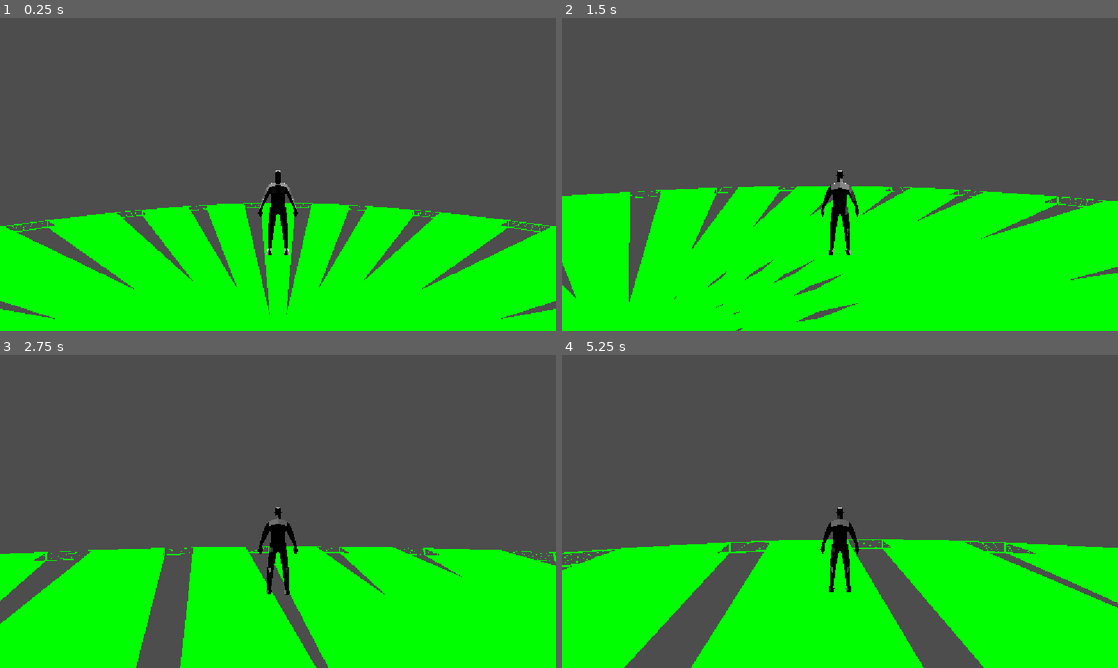
Above: before the commit, frames 1-4 (two rows, left to right).
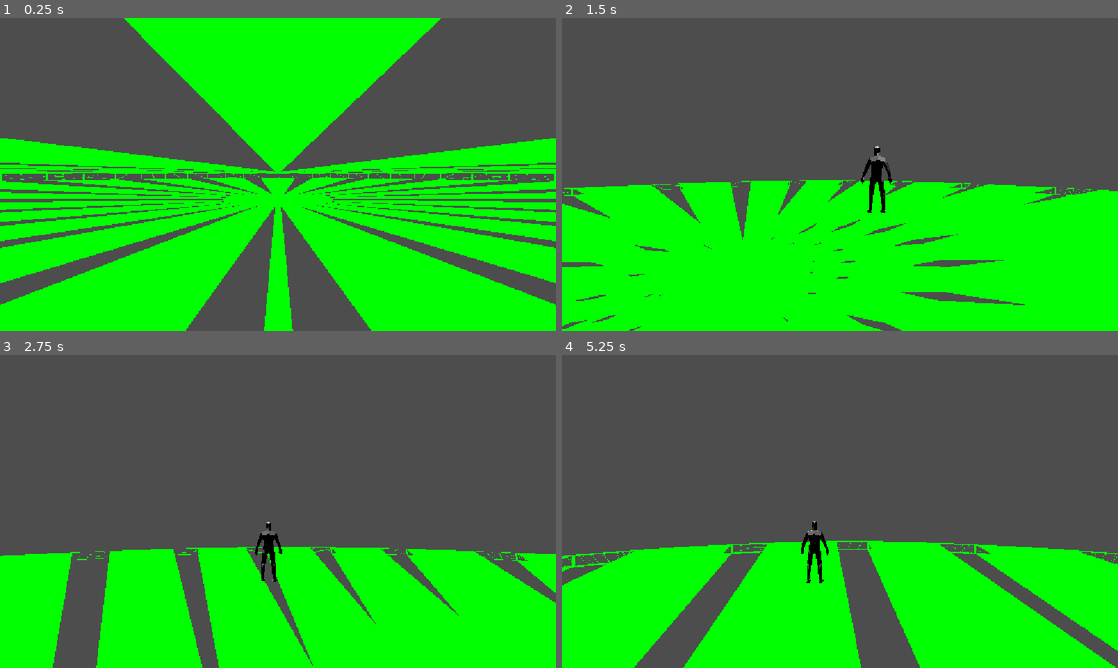
Above: after the commit, the same moments.

Repository: XMNNguyen/Soulslike_Roguelike
Game: Godot game, scene res://Scenes/main.tscn
Same seed, same stepped clock (60 frames per second), same inputs: the game is played once before the commit and once after it.
Inputs (mouse positions are in pixels of both pictures, inside the frame that each line leads up to):
- Up to frame 1 (0.25 s): no input
- Up to frame 2 (1.5 s): move the mouse to (867, 174) at 0.52 s; hold W (forward) from 0.53 s (still down); tap Space (dodge) at 0.6, 1.35 s; move the mouse to (812, 174) at 1.27 s
- Up to frame 3 (2.75 s): keep holding W (forward); move the mouse to (289, 505) at 2.02 s; tap Space (dodge) at 2.1 s
- Up to frame 4 (5.25 s): keep holding W (forward); move the mouse to (834, 517) at 2.77 s; tap Space (dodge) every 0.75 s from 2.85 to 5.1 s; move the mouse to (878, 514) at 3.52 s; move the mouse to (795, 508) at 4.27 s; move the mouse to (845, 511) at 5.02 s

The runs differ from the first frame. In frame 1, 40% of the frame differs, in the area x 0-100%, y 0-100%; in frame 2, 7.5%; in frame 3, 10%; in frame 4, 11%.

Commit message:
changed camera to orbit around target and smoothly follow target

Diff:
--- a/soulslike-roguelike/Scripts/Entities/Camera/user_camera.gd
+++ b/soulslike-roguelike/Scripts/Entities/Camera/user_camera.gd
@@ -7,18 +7,39 @@
 @onready var camera : Camera3D = $Pivot/SpringArm3D/Camera3D
 
 @export var sensitivity : float = 0.01
-@export var tilt_limit : float = 90
+@export var tilt_limit : float = 70
+@export var update_weight : float = 0.03
 
+var orbit_weight : float = 0
+var forward_weight : float = 0
 
 # Called when the node enters the scene tree for the first time.
 func _ready() -> void:
 	Input.mouse_mode = Input.MOUSE_MODE_CAPTURED
 
 
-func _process(delta: float) -> void:
-	if target != null:
-		global_position = target.global_position
+# Rotate the camera if moving left and right and then lerp camera to player if moving forward and backward
+func _physics_process(delta: float) -> void:
+	if target == null:
+		return
 
+	# get input axis for orbit directions and forward movement directions and check them
+	var orbit := Input.get_axis("left", "right")
+	var forward := Input.get_axis("forward", "backward")
+
+	if forward:
+		forward_weight = update_weight
+
+	if orbit:
+		orbit_weight = update_weight
+
+	# handle updating the camera
+	if forward_weight:
+		global_position = lerp(global_position, target.global_position, forward_weight)
+
+	if orbit_weight:
+		var target_rotation := global_transform.looking_at(target.global_position, Vector3.UP)
+		spring_arm.basis = spring_arm.basis.slerp(target_rotation.basis, orbit_weight)
 
 func _input(event: InputEvent) -> void:
 	if event is InputEventMouseMotion:
--- a/soulslike-roguelike/Scripts/main.gd
+++ b/soulslike-roguelike/Scripts/main.gd
@@ -33,6 +33,7 @@
 func _ready() -> void:
 	_init_player()
 	_load_level(DEBUG_LEVEL)
+
 
 # Called every frame. 'delta' is the elapsed time since the previous frame.
 func _process(delta: float) -> void:
